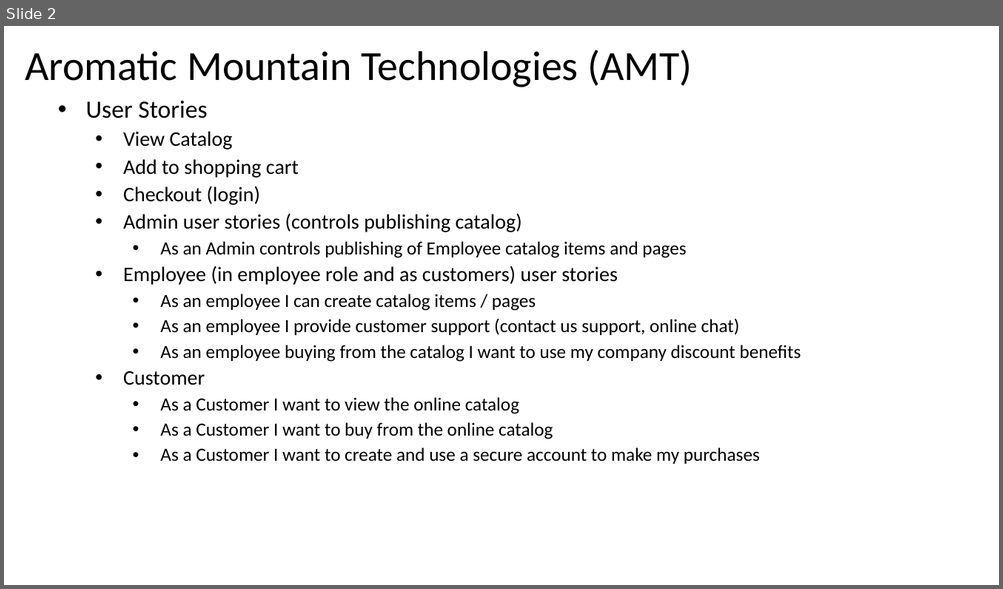
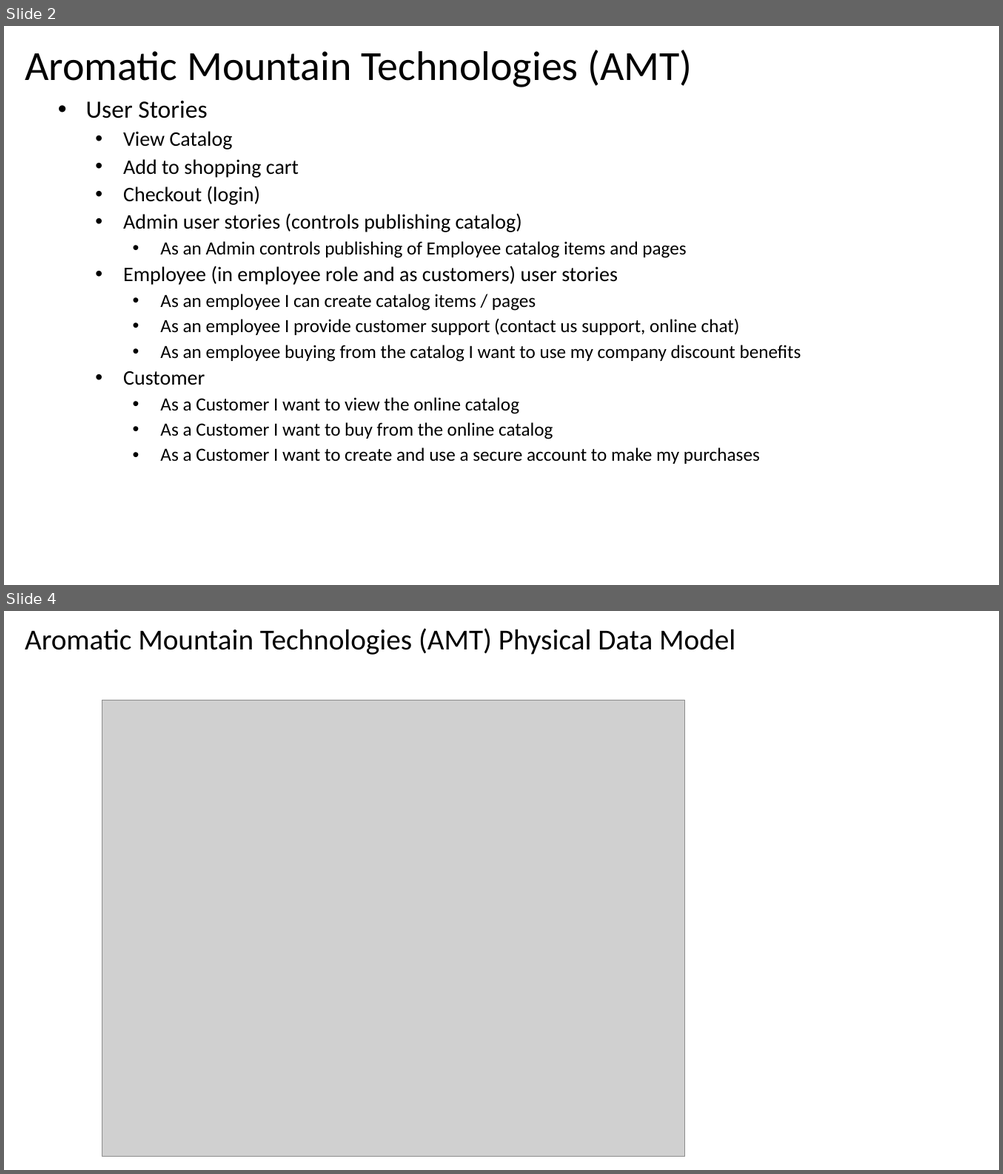
Before and after one commit to tlw8253/amt-mvc, a slide deck: docs/AMT-mvc.pptx. Shown one above the other, each under a label of ours: slide 2 before the commit, slides 2 and 4 after it; the slides between them are not shown. The pictures are 1003x589 and 1003x1174 pixels, drawn with LibreOffice and Linux fonts; fonts in the diff are those of the drawing; grey boxes stand for pictures. Boxes give left, top, right and bottom in pixels: in the first picture for what was removed or moved away, otherwise in the second. Text is boxed around its words. In the diff, an @@ line names an element or a change of style, - is before the commit and + after.

```diff
--- a/docs/AMT-mvc.pptx
+++ b/docs/AMT-mvc.pptx
@@ slide 4 added at box(4, 611, 999, 1170), background #FFFFFF @@
@@ text added at box(25, 628, 735, 655), 28 pt, text #000000 @@
+Aromatic Mountain Technologies (AMT) Physical Data Model
@@ picture added at box(102, 701, 686, 1157) @@
```
Also in this commit, not shown: 2 slides changed, 1 other slide added, 6 slides removed, 23 other files.
